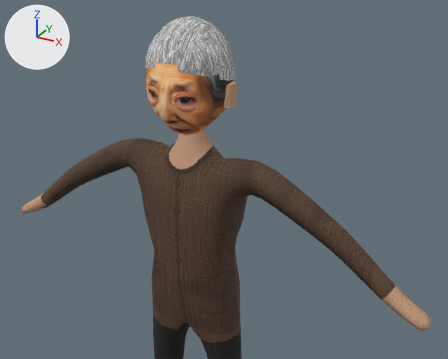
The glTF model NhanVat/Model/BaSan.glb, before and after one commit.
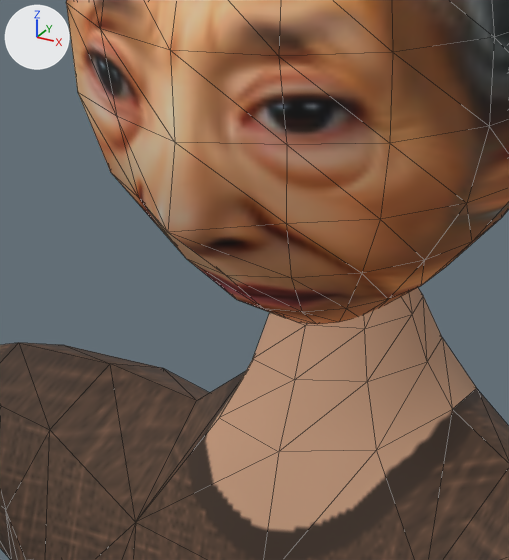
Each version appears first whole from a 50 mm camera at (0.718, -1.153, 1.694) aimed at (0.139, -0.1, 1.168), and next in a close-up on the part from 30% to 49% of the width and 23% to 49% of the height. Arrows for +X, +Y and +Z are at upper left; the lights stay in place. The older version's two pictures come first. The close-ups show mesh edges as thin lines.

Script lines for the objects in view, before the commit:
```python
me_skel = bpy.data.meshes.new('skel')
me_skel.from_pydata(...)  # 1235 vertices, 2404 faces; spans x -0.58..0.58, y -0.151..0.122, z 0.0..1.48
# faces by material slot: [464, 572, 544, 352, 424, 24, 24]
me_skel.materials.append(mat_da)  # brown #c59a7c
me_skel.materials.append(mat_ao)  # picture img_shirt
me_skel.materials.append(mat_quan)  # picture img_pants
me_skel.materials.append(mat_mat)  # picture img_face
me_skel.materials.append(mat_toc)  # picture img_hair
me_skel.materials.append(mat_dep)  # picture img_sandal
me_skel.materials.append(mat_quaidep)  # brown #5a3a2a
ob_body = bpy.data.objects.new('Body', me_skel)
ob_body.location = (0.0, 0.0, 0.0)
```
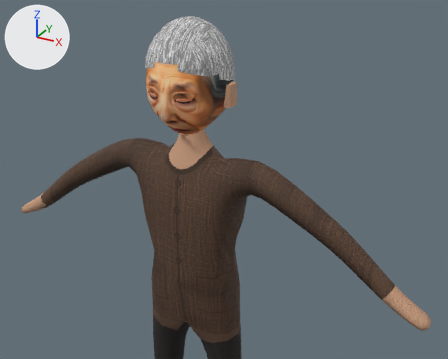
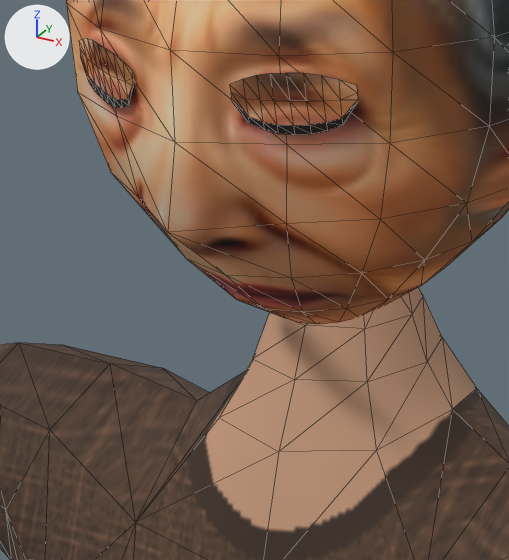
The newer file adds a shape key; the second version is drawn at full value of the shape key 'Blink' of 'MiMat', and the change is written as the vertex moves it makes.

Where the change shows, as pixel boxes (x1, y1, x2, y2) in the close-ups (509 x 560 px):
'MiMat', added (brown): after (79, 38, 358, 135)
    faces in mat_mat (picture img_face): (79, 38, 358, 126)
    faces in mat_mi (black #241814): (80, 55, 358, 135)

What changed in the scene script:
```text
Add mat_mi:
    mat_mi = principled_material('Mi')
    mat_mi.base_color = (0.0176, 0.00913, 0.007)  # black #241814
    mat_mi.roughness = 0.85
Add me_mimat:
    me_mimat.from_pydata(...)  # 72 vertices, 96 faces; spans x -0.0587..0.0588, y -0.107..-0.0834, z 1.3179..1.3411
    # faces by material slot: [64, 32]
    me_mimat.materials.append(mat_mat)  # picture img_face
    me_mimat.materials.append(mat_mi)  # black #241814
Add ob_mimat:
    ob_mimat = bpy.data.objects.new('MiMat', me_mimat)
    ob_mimat.location = (0.0, 0.0, 0.0)
```
